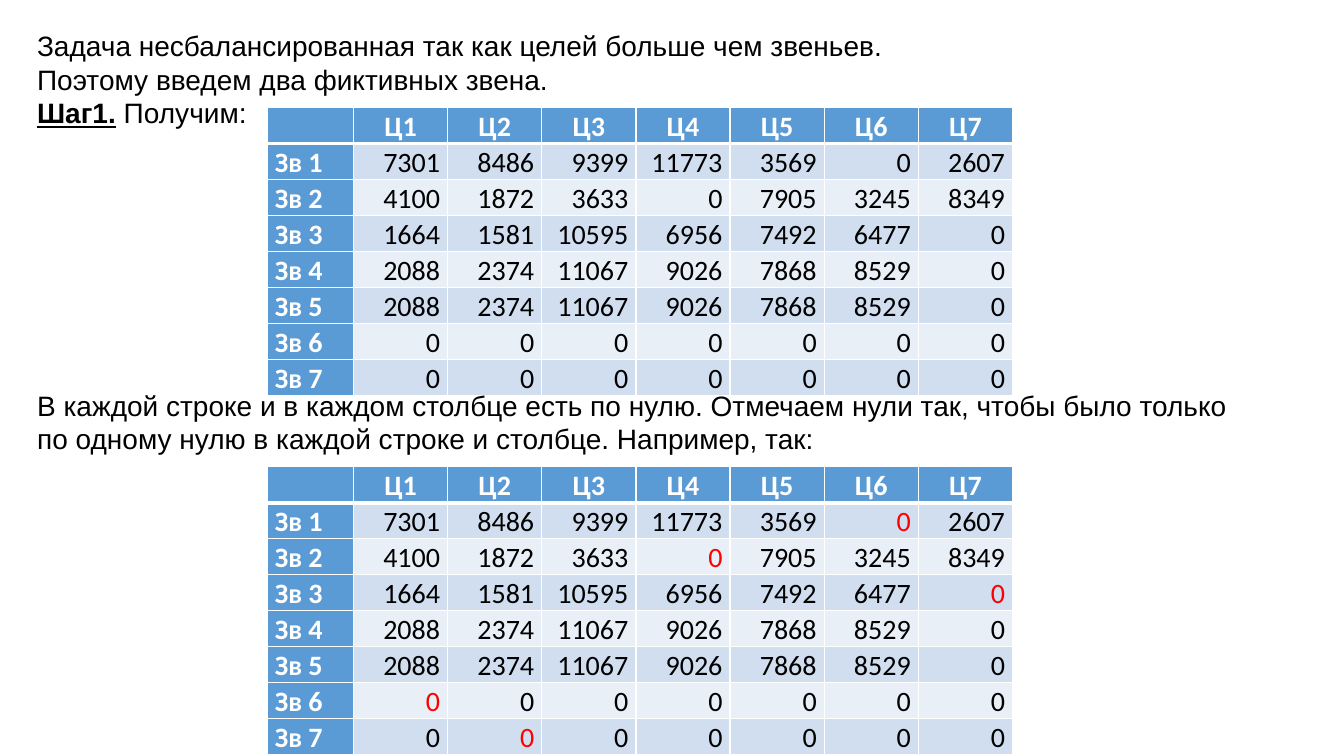
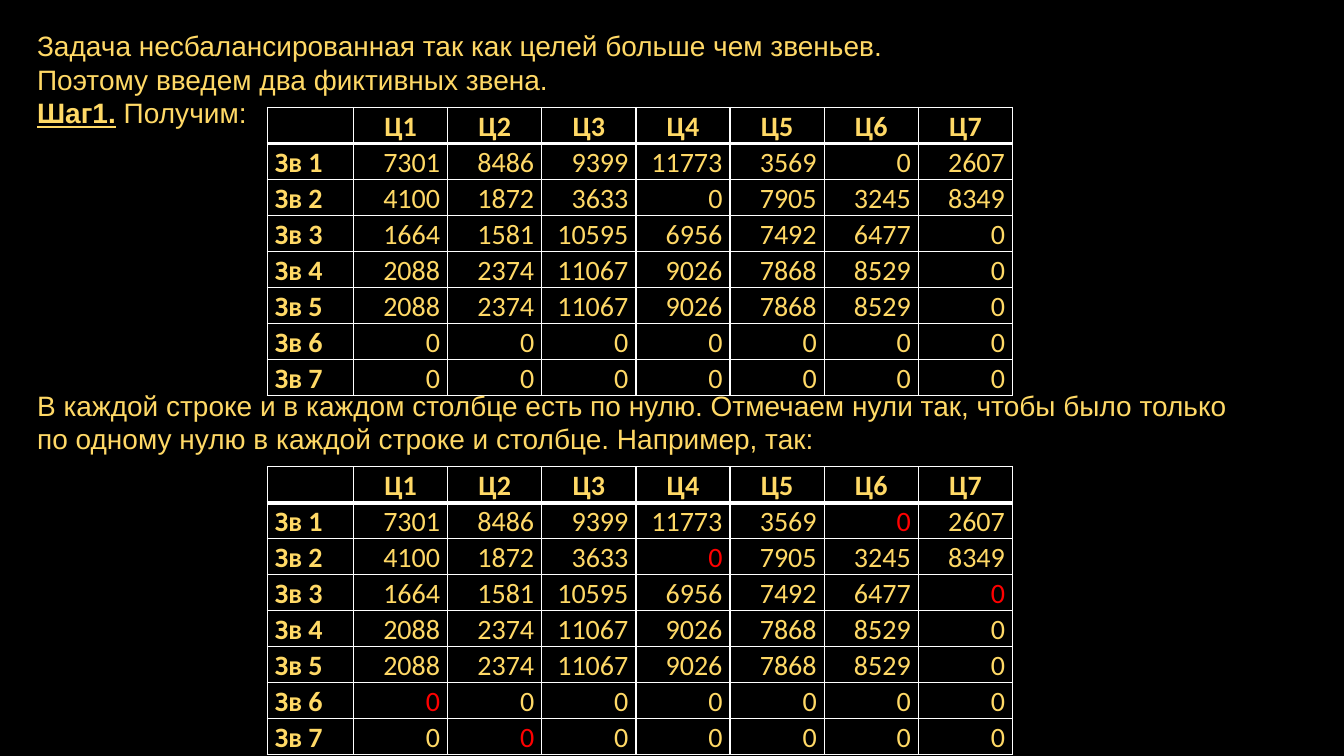
Before and after one commit to solovenko-v/study, a slide deck: slide 8 of Optimization Methods/Презентация Задача о назначениях.pptx. Drawn at 1344x756 pixels with LibreOffice and Linux fonts; fonts in the diff are those of the drawing; background and template pictures are left out. Boxes give left, top, right and bottom in pixels: in the first picture for what was removed or moved away, otherwise in the second. Text is boxed around its words. In the diff, an @@ line names an element or a change of style, - is before the commit and + after.

```diff
--- a/Optimization Methods/Презентация Задача о назначениях.pptx
+++ b/Optimization Methods/Презентация Задача о назначениях.pptx
@@ background #FFFFFF to picture (left out) @@
@@ text "Задача несбалансированная так как целей ..." at <box>37,35,881,129</box>: text colour #000000 to #FFD966 @@
@@ table at <box>267,108,1010,395</box> @@
@@ fill #5B9BD5 to none in 15 cells @@
@@ fill #D2DEEF to none in 28 cells @@
@@ fill #EAEFF7 to none in 21 cells @@
@@ text colour #FFFFFF to #FFD966 in "Ц1", "Ц2", "Ц3", "Ц4" and 10 more places @@
@@ text colour #000000 to #FFD966 in "7301", "8486", "9399", "11773" and 45 more places @@
@@ text "В каждой строке и в ..." at <box>37,394,1227,454</box>: text colour #000000 to #FFD966 @@
@@ table at <box>267,467,1010,754</box> @@
@@ fill #5B9BD5 to none in 15 cells @@
@@ fill #D2DEEF to none in 28 cells @@
@@ fill #EAEFF7 to none in 21 cells @@
@@ text colour #FFFFFF to #FFD966 in "Ц1", "Ц2", "Ц3", "Ц4" and 10 more places @@
@@ text colour #000000 to #FFD966 in "7301", "8486", "9399", "11773" and 40 more places @@
```
Also in this commit, not shown: 8 other slides changed, 2 slides added, 2 slides removed, 1 other file.
